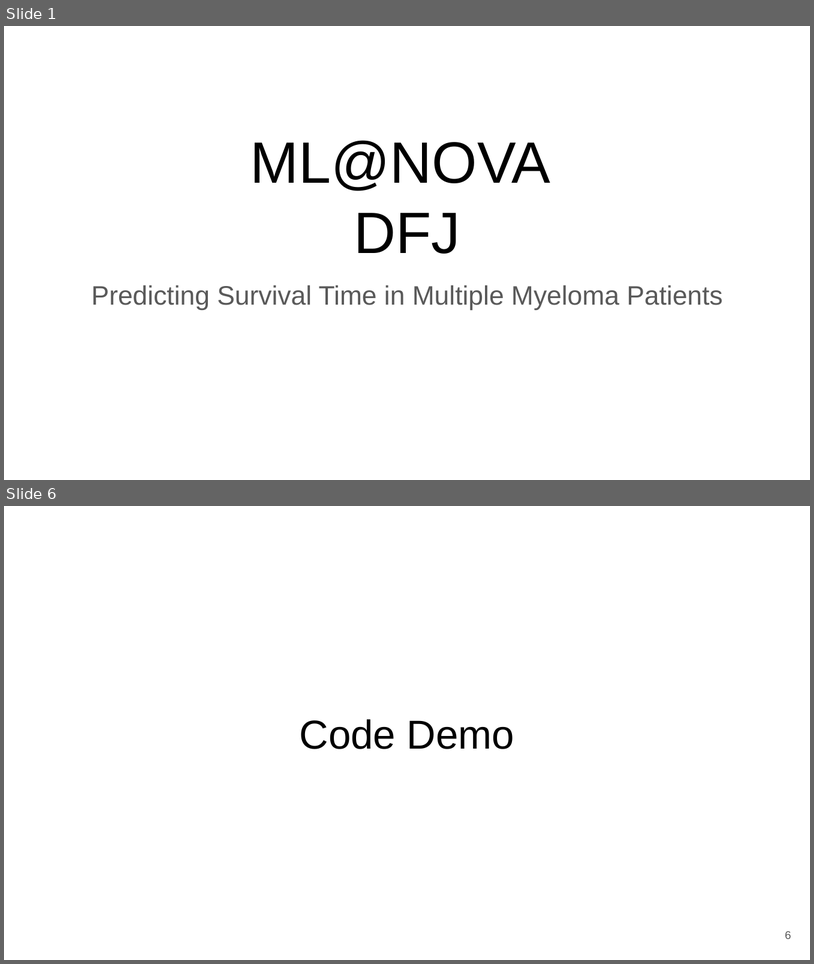
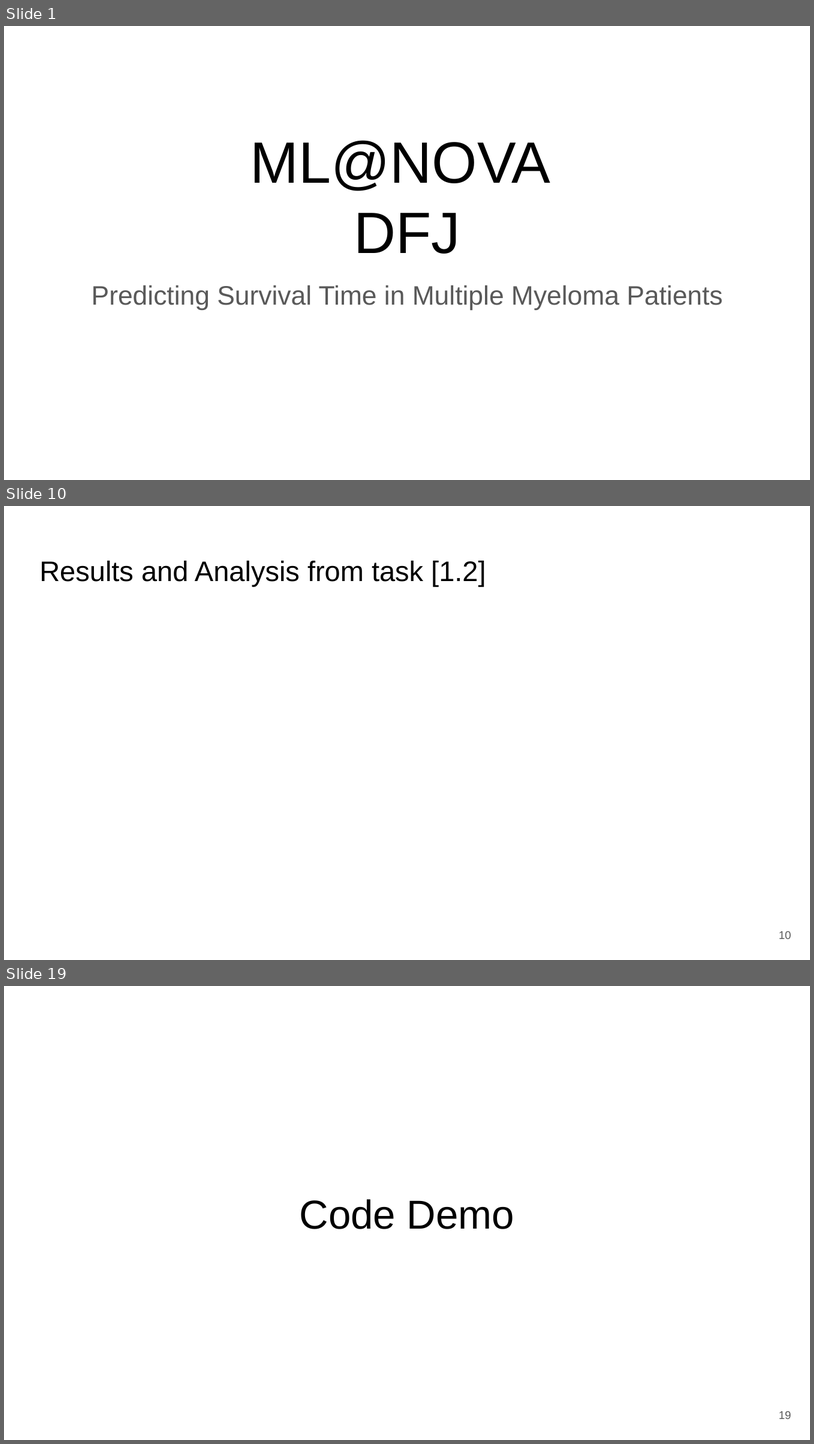
Before and after one commit to zepedrocosta/AA-Projeto2, a slide deck: Slides.pptx. Shown one above the other, each under a label of ours: slides 1 and 6 before the commit, slides 1, 10 and 19 after it; the slides between them are not shown. The pictures are 814x964 and 814x1444 pixels, drawn with LibreOffice and Linux fonts; fonts in the diff are those of the drawing. Boxes give left, top, right and bottom in pixels: in the first picture for what was removed or moved away, otherwise in the second. Text is boxed around its words. In the diff, an @@ line names an element or a change of style, - is before the commit and + after.

Commit message:
Add detailed documentation til 2.2
Expanded notebook sections with step-by-step documentation for data preparation, baseline modeling, advanced regression methods, and evaluation. Added detailed bullet points describing missing value analysis, cleaning, feature exploration, validation strategies, model training, hyperparameter selection, performance metrics, and visualization. Improves clarity and reproducibility of the workflow.

```diff
--- a/Slides.pptx
+++ b/Slides.pptx
@@ slide 10 added at box(4, 506, 810, 960), background #FFFFFF @@
@@ title added at box(39, 561, 486, 586), 25.2 pt, text #000000 @@
+Results and Analysis from task [1.2]
@@ page number added at box(779, 931, 792, 939), 10 pt, text #595959 @@
+10
@@ what was slide 6 is now slide 19 @@
@@ page number at box(779, 1411, 792, 1419): text changed @@
-6
+19
```
Also in this commit, not shown: 4 slides changed, 12 other slides added, 1 other file.
